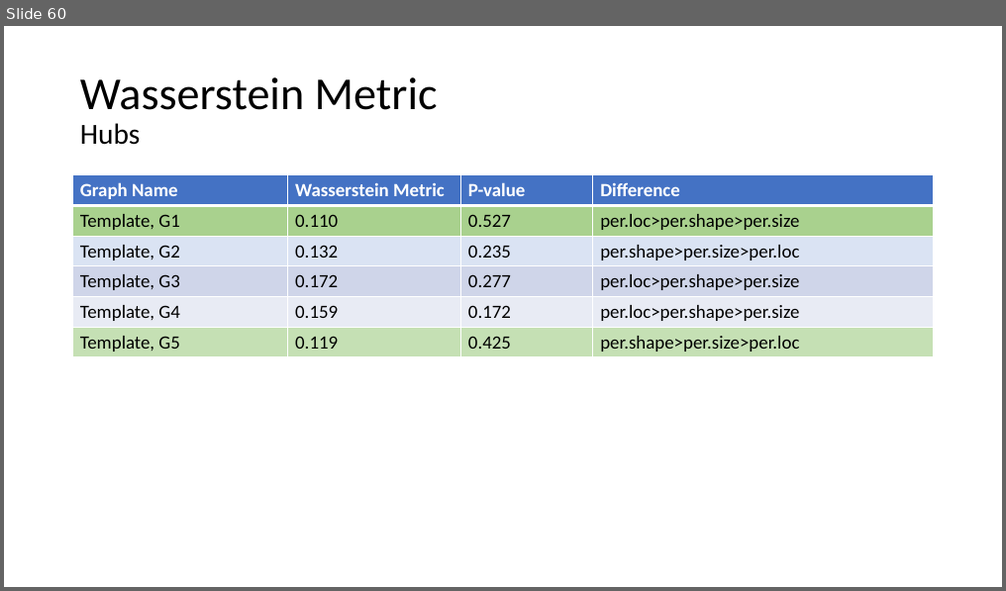
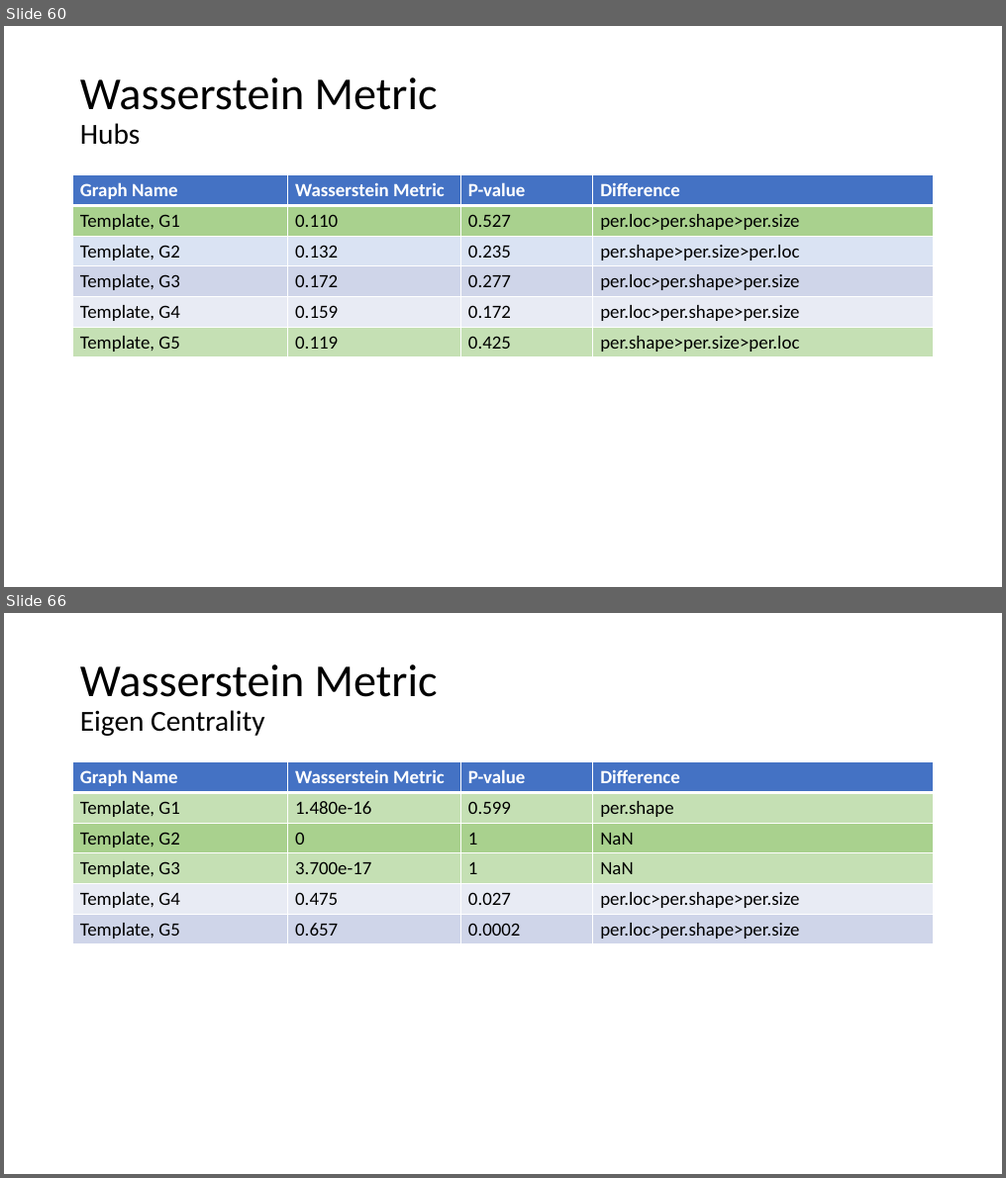
Before and after one commit to AtrayeeNeog/Visualization_2019-20, a slide deck: Documentation/Presentation/Project_Presentation_v2.pptx. Shown one above the other, each under a label of ours: slide 60 before the commit, slides 60 and 66 after it; the slides between them are not shown. The pictures are 1006x591 and 1006x1178 pixels, drawn with LibreOffice and Linux fonts; fonts in the diff are those of the drawing. Boxes give left, top, right and bottom in pixels: in the first picture for what was removed or moved away, otherwise in the second. Text is boxed around its words. In the diff, an @@ line names an element or a change of style, - is before the commit and + after.

```diff
--- a/Documentation/Presentation/Project_Presentation_v2.pptx
+++ b/Documentation/Presentation/Project_Presentation_v2.pptx
@@ slide 66 added at [4, 613, 1002, 1174], background #FFFFFF @@
@@ title added at [80, 664, 438, 736], 44 pt, text #000000 @@
+Wasserstein Metric
+Eigen Centrality
@@ table added at [73, 762, 934, 945], 6 rows, 4 columns @@
+Graph Name | Wasserstein Metric | P-value | Difference
+Template, G1 | 1.480e-16 | 0.599 | per.shape
+Template, G2 | 0 | 1 | NaN
+Template, G3 | 3.700e-17 | 1 | NaN
+Template, G4 | 0.475 | 0.027 | per.loc>per.shape>per.size
+Template, G5 | 0.657 | 0.0002 | per.loc>per.shape>per.size
```
Also in this commit, not shown: 1 slide changed, 17 other slides added, 2 other files.
